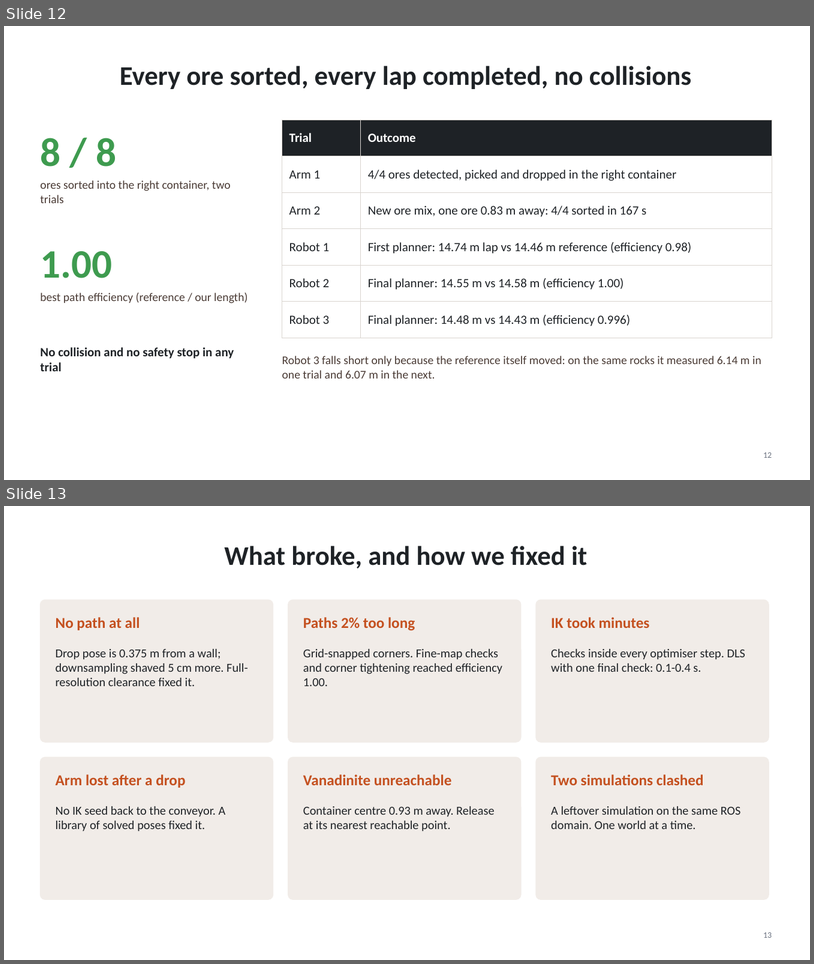
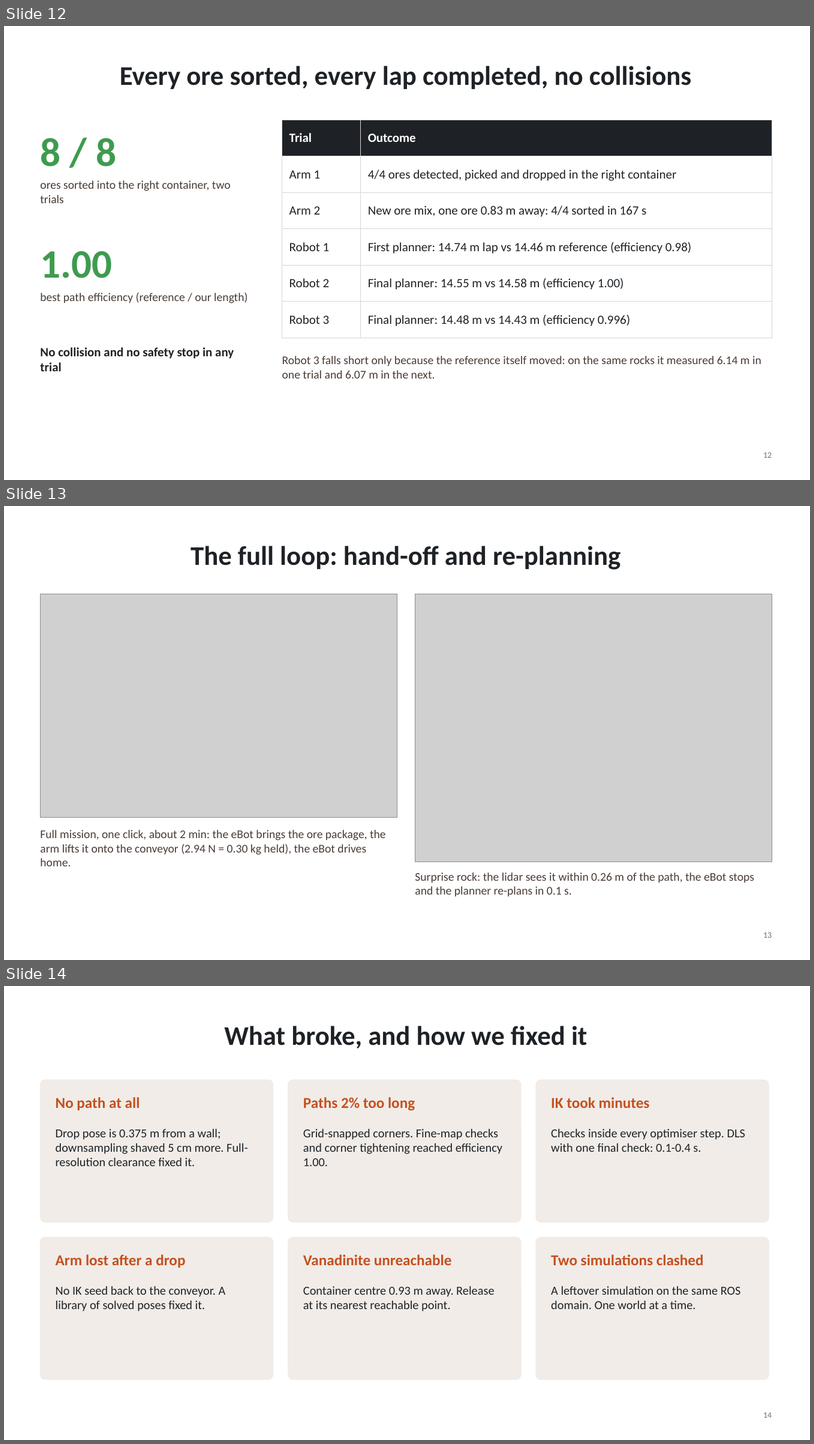
Before and after one commit to saihardhikreddy/strata-cobot, a slide deck: docs/Strata_Cobot_Presentation.pptx. Shown one above the other, each under a label of ours: slides 12 and 13 before the commit, slides 12, 13 and 14 after it. The pictures are 814x964 and 814x1444 pixels, drawn with LibreOffice and Linux fonts; fonts in the diff are those of the drawing; grey boxes stand for pictures. Boxes give left, top, right and bottom in pixels: in the first picture for what was removed or moved away, otherwise in the second. Text is boxed around its words. In the diff, an @@ line names an element or a change of style, - is before the commit and + after.

```diff
--- a/docs/Strata_Cobot_Presentation.pptx
+++ b/docs/Strata_Cobot_Presentation.pptx
@@ slide 13 added at bbox=[4, 506, 810, 960], background #FFFFFF @@
@@ title added at bbox=[191, 546, 621, 570], 32 pt, text #1E2226, bold @@
+The full loop: hand-off and re-planning
@@ picture added at bbox=[40, 594, 397, 817] @@
@@ picture added at bbox=[416, 594, 772, 862] @@
@@ text added at bbox=[40, 829, 386, 866], 14 pt, text #4A3B35 @@
+Full mission, one click, about 2 min: the eBot brings the ore package, the arm lifts it onto the conveyor (2.94 N = 0.30 kg held), the eBot drives home.
@@ text added at bbox=[415, 872, 755, 896], 14 pt, text #4A3B35 @@
+Surprise rock: the lidar sees it within 0.26 m of the path, the eBot stops and the planner re-plans in 0.1 s.
@@ page number added at bbox=[764, 932, 772, 937], 10 pt, text #6B7280 @@
+13
@@ what was slide 13 is now slide 14 @@
@@ page number at bbox=[764, 1412, 772, 1417]: text changed @@
-13
+14
```
Also in this commit, not shown: 1 slide changed.
